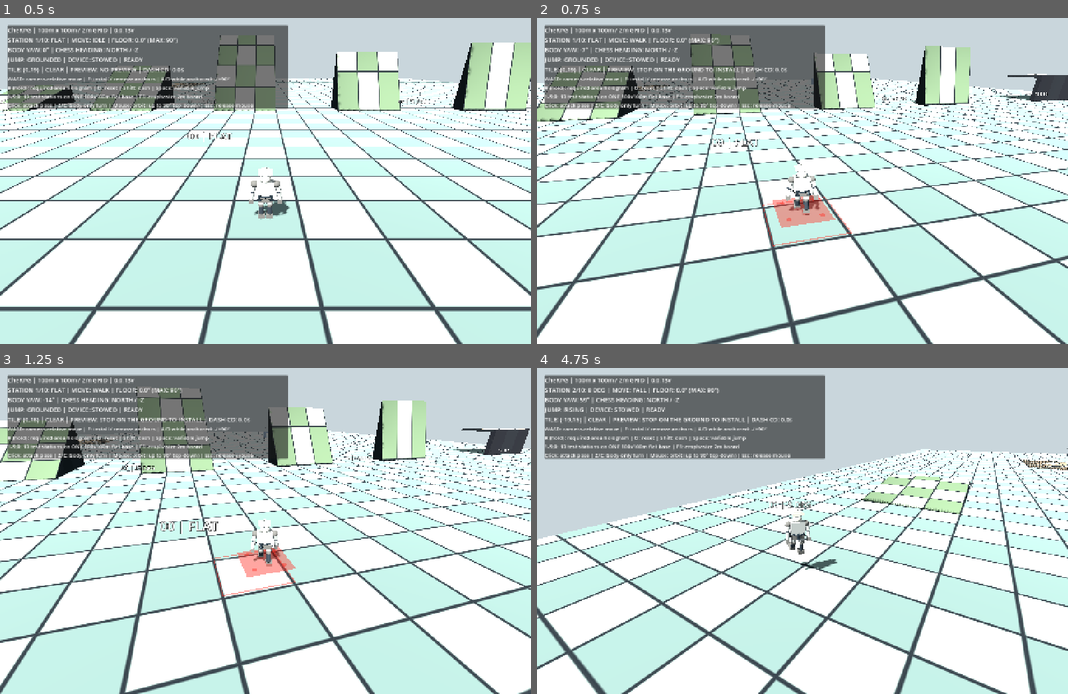
Above: before the commit, frames 1-4 (two rows, left to right).
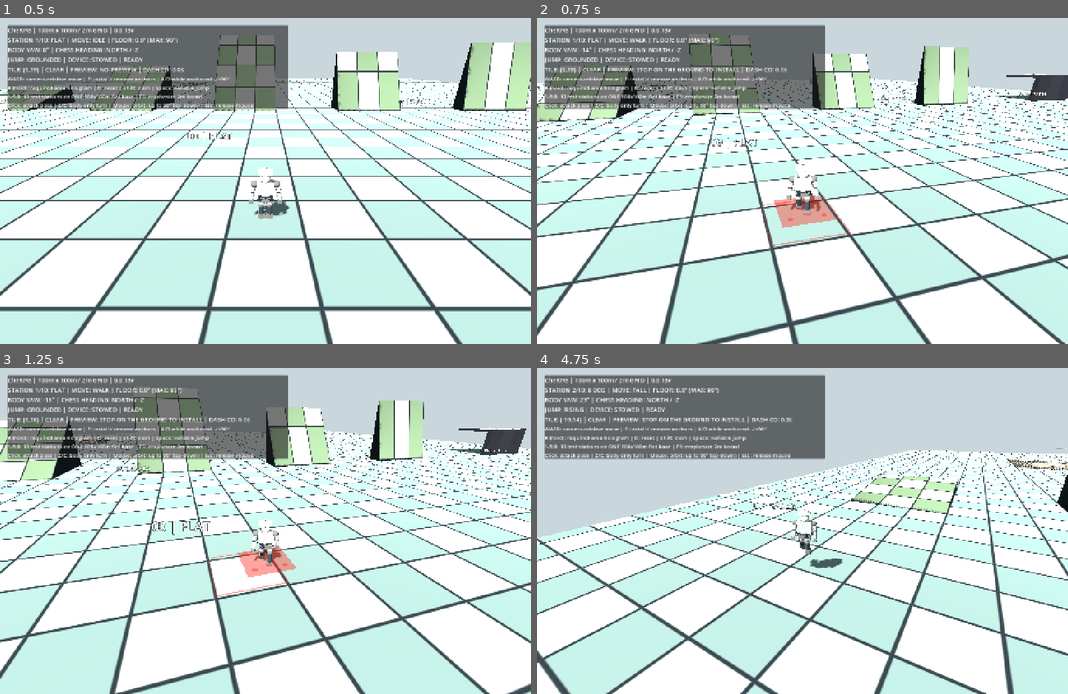
Above: after the commit, the same moments.

Repository: zzunlsj/cherpg
Game: Godot game, scene res://scenes/MotionLab.tscn
The game is run twice, just before and just after one commit, with the same random seed, the same clock (stepped at 60 frames per second) and the same inputs.
Inputs (mouse positions are in pixels of both pictures, inside the frame that each line leads up to):
- Up to frame 1 (0.5 s): no input
- Up to frame 2 (0.75 s): tap Enter at 0.5 s; move the mouse to (829, 181) at 0.52 s; hold W from 0.53 s (still down); hold R from 0.53 s (still down); click (829, 181) at 0.67 s
- Up to frame 3 (1.25 s): keep holding W; keep holding R; tap Space at 0.77 s
- Up to frame 4 (4.75 s): keep holding W; move the mouse to (775, 531) at 1.27 s; release R at 1.28 s; tap F at 1.35 s; tap Space at 1.52, 3.02, 3.77, 4.52 s; move the mouse to (813, 524) at 2.02 s; tap O at 2.1 s; move the mouse to (797, 537) at 2.77 s; tap Shift at 2.85 s; click (797, 537) at 2.92 s; move the mouse to (839, 534) at 3.52 s; tap 1 at 3.6 s; move the mouse to (760, 527) at 4.27 s; tap 2 at 4.35 s

Frame 1 is identical in both runs. In frame 2, 7.9% of the frame differs, in the area x 0-100%, y 4-100%; in frame 3, 17%; in frame 4, 27%, in the area x 0-100%, y 9-100%.
Error before the commit: Invalid call. Nonexistent function 'set_camera_orbit_yaw' in base 'CharacterBody3D (pawn_controller.gd)'. (res://scripts/motion_lab.gd:103)

Commit message:
fix(controller): keep camera-relative WASD heading stable at 90-degree overhead view

Diff:
--- a/godot/tests/motion_rotation_lab/scripts/pawn_controller.gd
+++ b/godot/tests/motion_rotation_lab/scripts/pawn_controller.gd
@@ -73,6 +73,8 @@
 var ground_normal := Vector3.UP
 var device: Node3D
 var movement_camera: Camera3D
+# Stable camera yaw-forward vector used at every pitch, including true 90°.
+var camera_orbit_forward := Vector3.FORWARD
 var avatar: Node3D
 var upper_leg: Array[Node3D] = []
 var knee: Array[Node3D] = []
@@ -278,15 +280,15 @@
 func set_movement_camera(source: Camera3D) -> void:
 	movement_camera = source
 
+func set_camera_orbit_yaw(yaw: float) -> void:
+	# Follow the orbit's azimuth rather than project camera look into XZ:
+	# at 90° top-down the projection becomes zero, and camera motion lags.
+	camera_orbit_forward = Vector3(-sin(yaw),0.0,-cos(yaw))
+
 func _camera_flat_forward() -> Vector3:
-	# Forward input always uses camera view projected onto the XZ plane.
-	# Never use chess-rule heading or camera pitch to steer the input.
-	if is_instance_valid(movement_camera):
-		var horizontal: Vector3 = -movement_camera.global_transform.basis.z
-		horizontal.y = 0.0
-		if horizontal.length_squared() > 0.0001:
-			return horizontal.normalized()
-	return Vector3.FORWARD
+	# W is screen-up on the horizontal board at all camera elevations.
+	# Camera pitch and Pawn chess-heading are independent of the move axis.
+	return camera_orbit_forward
 
 func _horizontal_velocity() -> Vector3:
 	return Vector3(velocity.x, 0.0, velocity.z)
